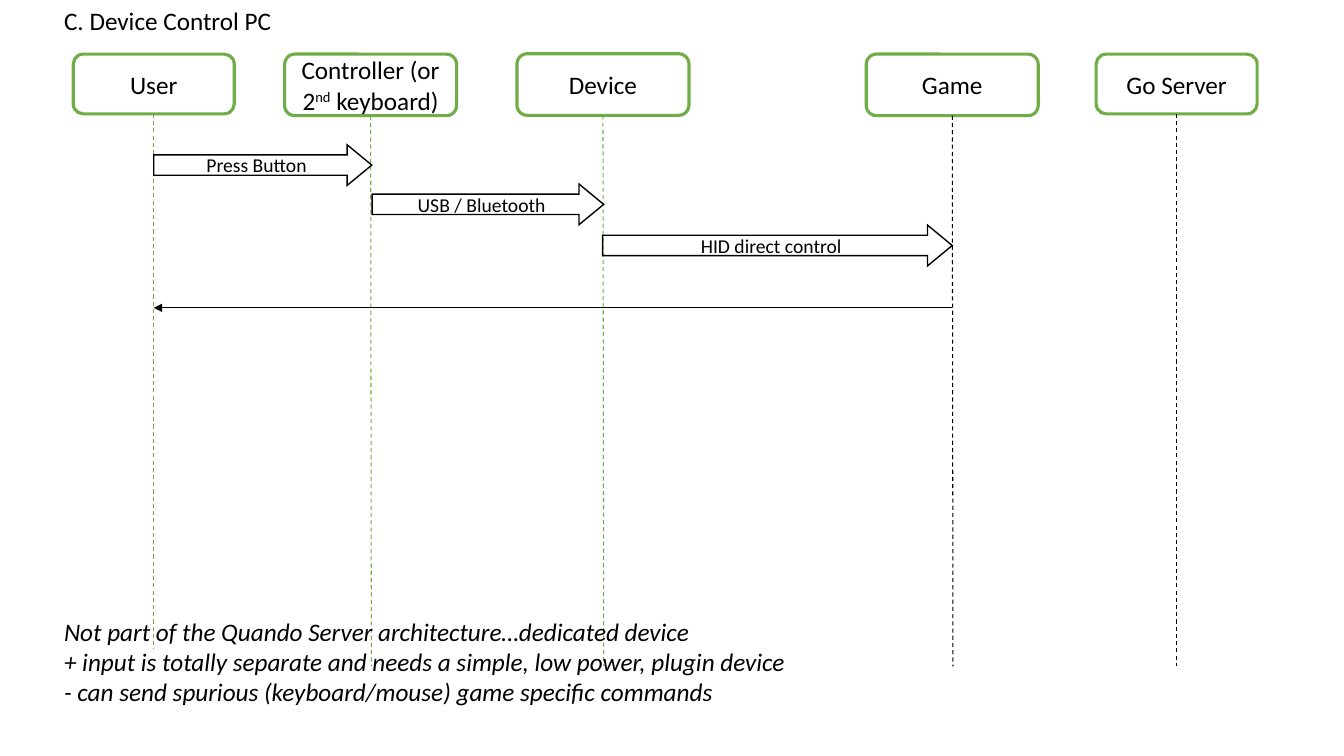
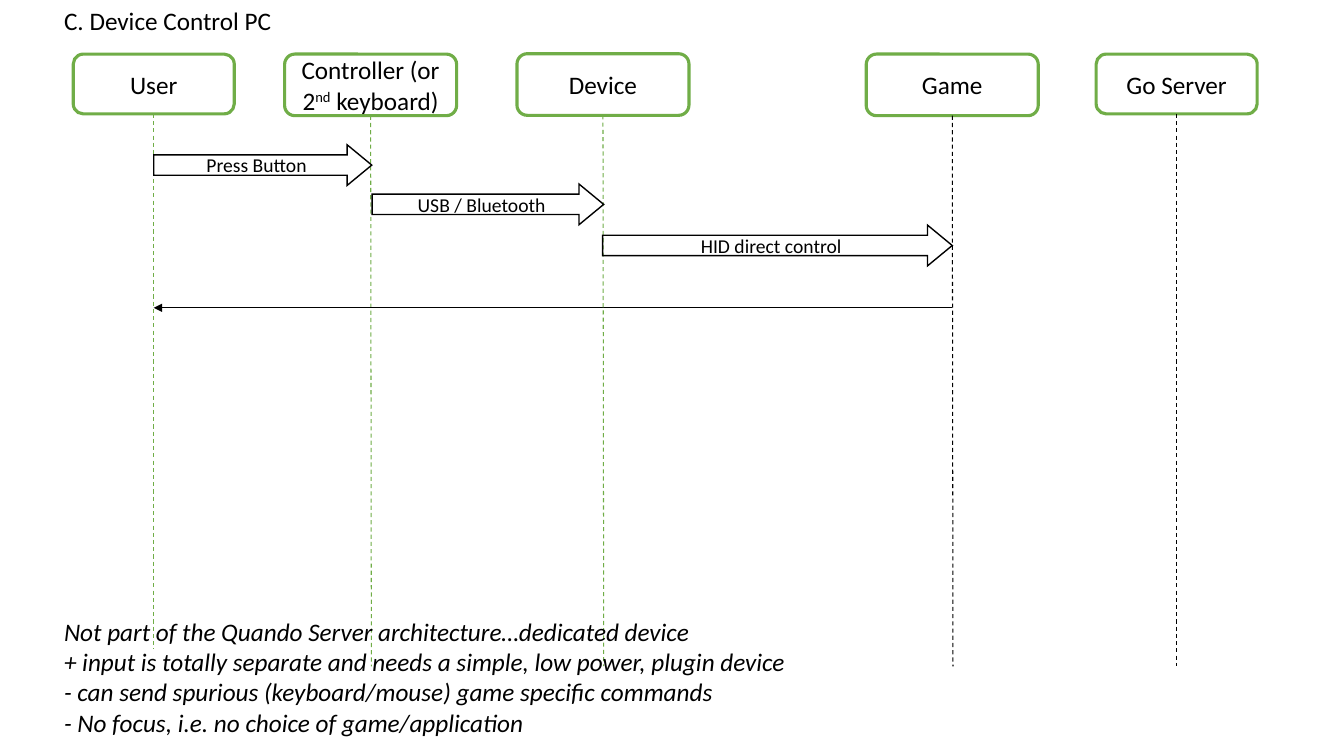
Before and after one commit to andrewfstratton/quando, a slide deck: slide 4 of Engine_and_Architecture.pptx. Drawn at 1344x756 pixels with LibreOffice and Linux fonts; fonts in the diff are those of the drawing. Boxes give left, top, right and bottom in pixels: in the first picture for what was removed or moved away, otherwise in the second. Text is boxed around its words. In the diff, an @@ line names an element or a change of style, - is before the commit and + after.

Commit message:
Update option text

```diff
--- a/Engine_and_Architecture.pptx
+++ b/Engine_and_Architecture.pptx
@@ text at box(77, 714, 523, 737): paragraph added @@
+- No focus, i.e. no choice of game/application
```
Also in this commit, not shown: 1 other slide changed.
